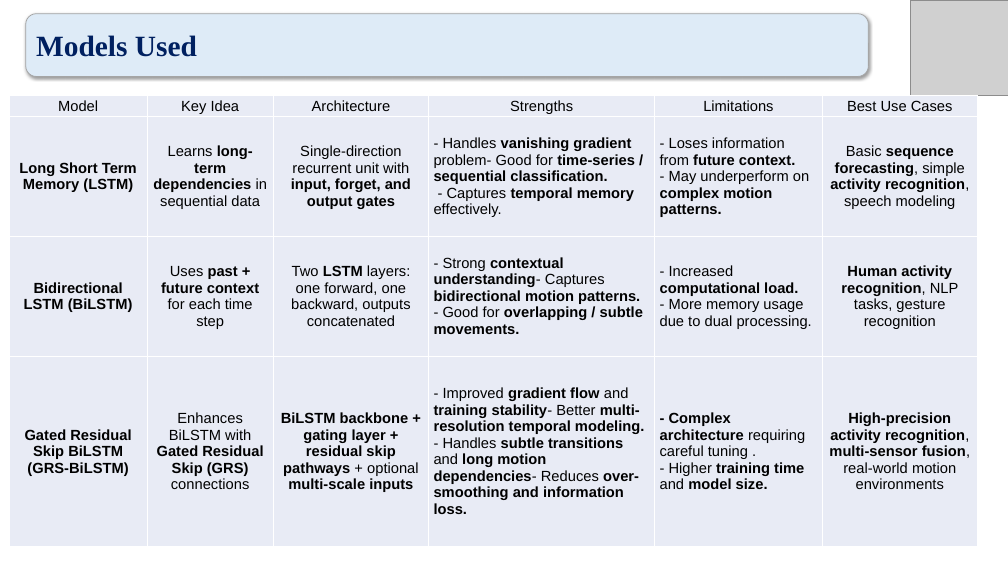
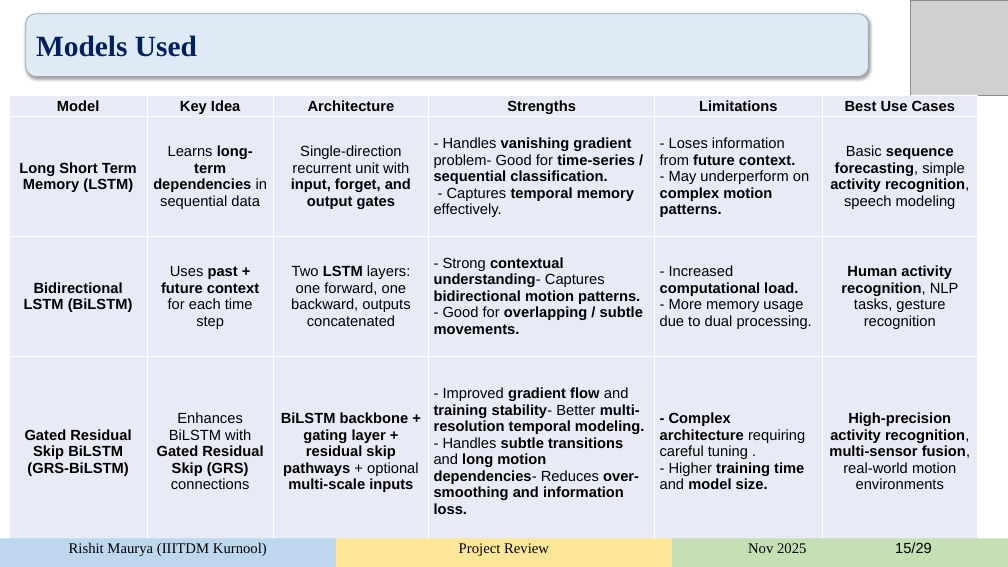
Before and after one commit to rishitmaurya/Human-Activity-Recognition, a slide deck: slide 15 of HAR_rishit.pptx. Drawn at 1008x567 pixels with LibreOffice and Linux fonts; fonts in the diff are those of the drawing; grey boxes stand for pictures. Boxes give left, top, right and bottom in pixels: in the first picture for what was removed or moved away, otherwise in the second. Text is boxed around its words. In the diff, an @@ line names an element or a change of style, - is before the commit and + after.

```diff
--- a/HAR_rishit.pptx
+++ b/HAR_rishit.pptx
@@ table at (9, 95, 976, 548) @@
@@ bold on in "Model", "Key Idea", "Architecture", "Strengths" and 2 more places @@
@@ freeform shape added at (0, 538, 336, 567), fill #BDD7EE, 14 pt, text #000000 @@
+Rishit Maurya (IIITDM Kurnool)
@@ freeform shape added at (336, 538, 671, 567), fill #FFE699, 14 pt, text #000000 @@
+Project Review
@@ freeform shape added at (672, 538, 1008, 567), fill #C5E0B4, 14 pt, text #000000 @@
+Nov 2025 15/29
```
Also in this commit, not shown: 27 other slides changed.
